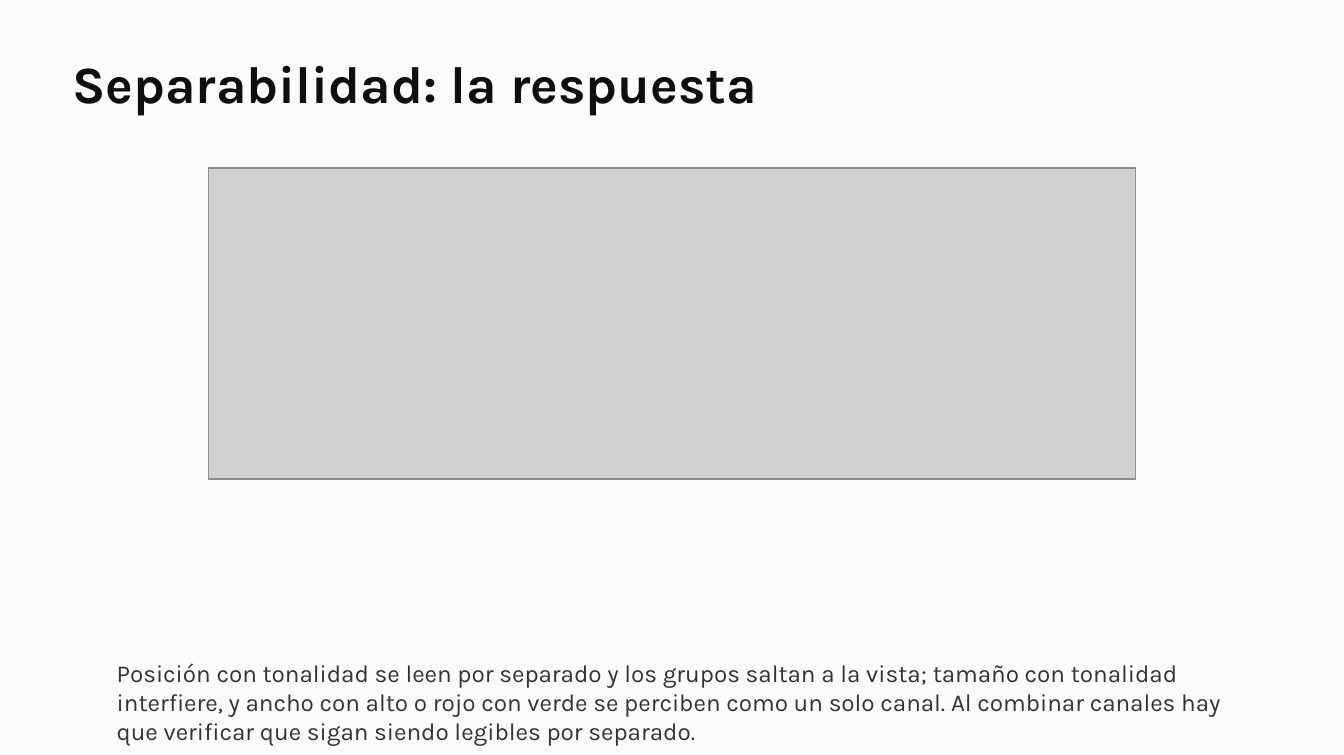
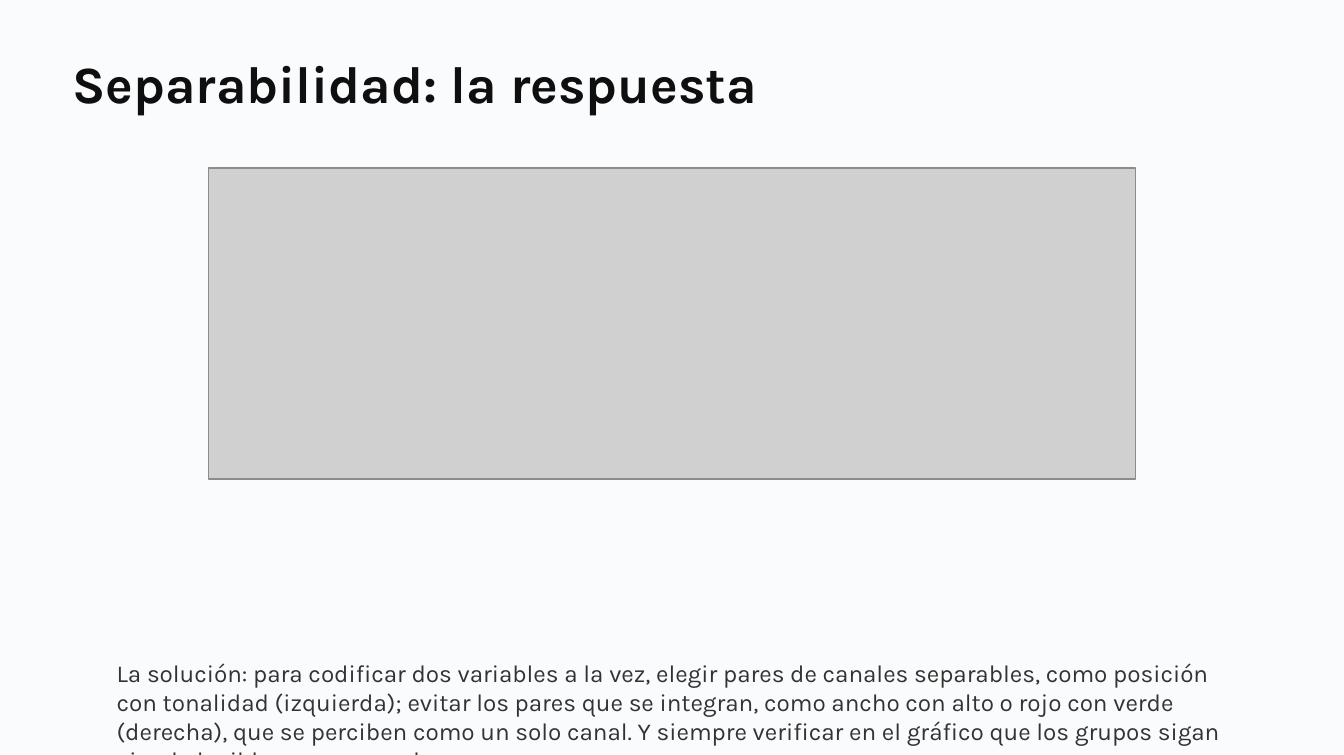
Before and after one commit to daniopitz/cienciadatos, a slide deck: slide 18 of presentaciones/clase03_visualizacion_eda.pptx. Drawn at 1344x755 pixels with LibreOffice and Linux fonts; fonts in the diff are those of the drawing; grey boxes stand for pictures. Boxes give left, top, right and bottom in pixels: in the first picture for what was removed or moved away, otherwise in the second. Text is boxed around its words. In the diff, an @@ line names an element or a change of style, - is before the commit and + after.

```diff
--- a/presentaciones/clase03_visualizacion_eda.pptx
+++ b/presentaciones/clase03_visualizacion_eda.pptx
@@ text at (117, 663, 1220, 746): text changed @@
-Posición con tonalidad se leen por separado y los grupos saltan a la vista; tamaño con tonalidad interfiere, y ancho con alto o rojo con verde se perciben como un solo canal. Al combinar canales hay que verificar que sigan siendo legibles por separado.
+La solución: para codificar dos variables a la vez, elegir pares de canales separables, como posición con tonalidad (izquierda); evitar los pares que se integran, como ancho con alto o rojo con verde (derecha), que se perciben como un solo canal. Y siempre verificar en el gráfico que los grupos sigan siendo legibles por separado.
```
Also in this commit, not shown: 1 other file.
